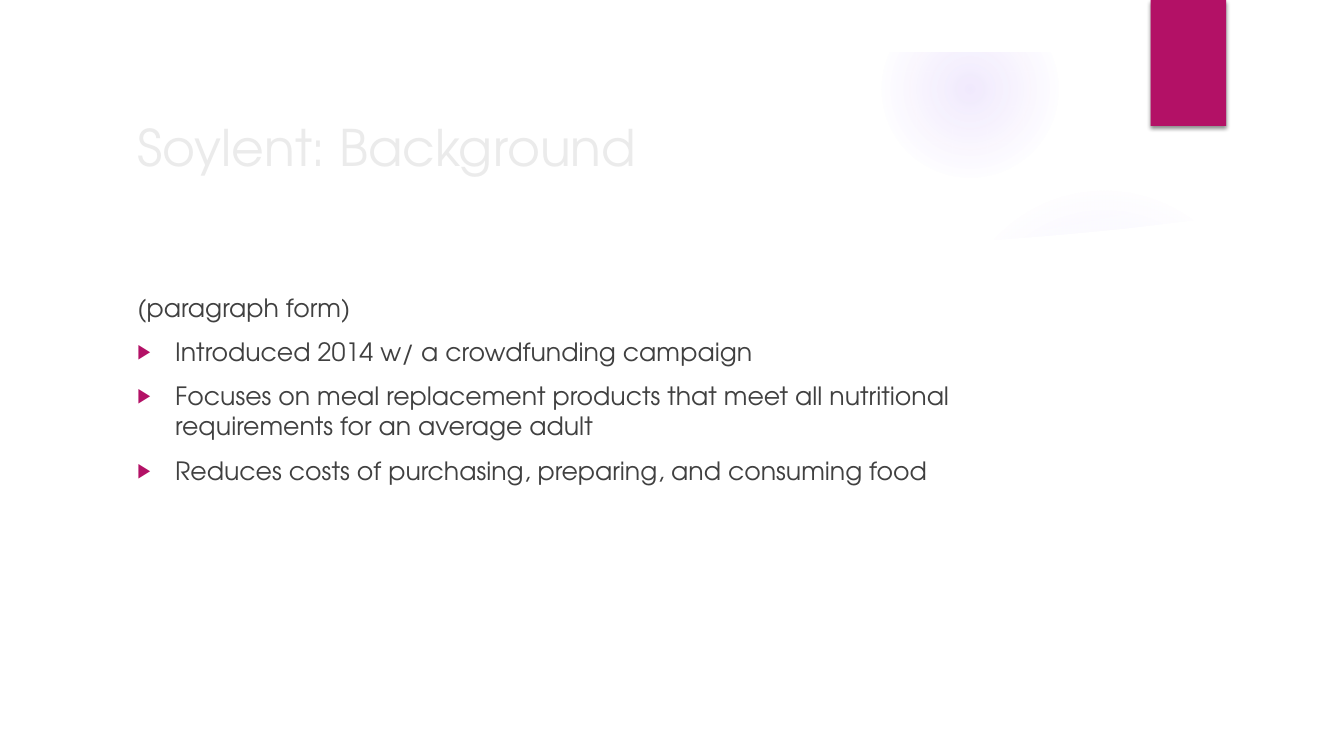
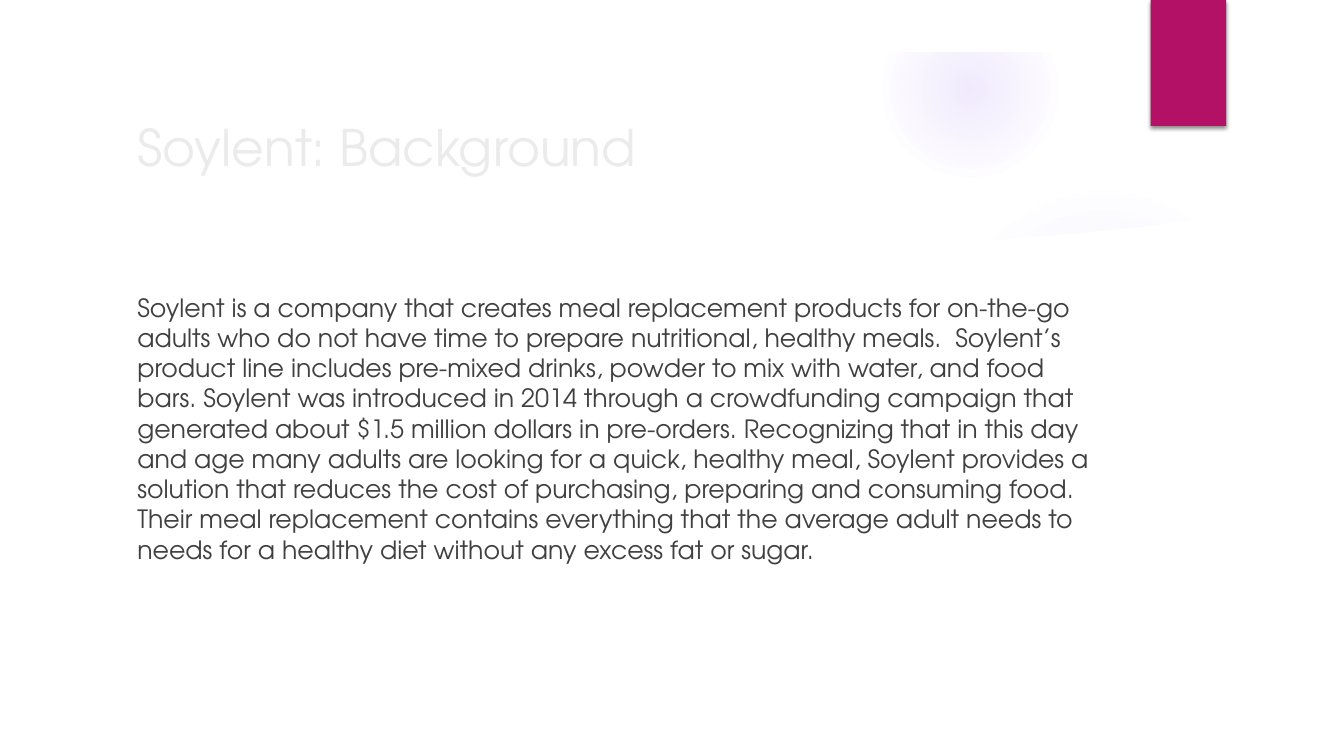
Before and after one commit to atsung1/ASC_Project1, a slide deck: slide 2 of ASC_dbdesign.pptx. Drawn at 1344x756 pixels with LibreOffice and Linux fonts; fonts in the diff are those of the drawing; background and template pictures are left out. Boxes give left, top, right and bottom in pixels: in the first picture for what was removed or moved away, otherwise in the second. Text is boxed around its words. In the diff, an @@ line names an element or a change of style, - is before the commit and + after.

Commit message:
Added Paragraph in ppt

```diff
--- a/ASC_dbdesign.pptx
+++ b/ASC_dbdesign.pptx
@@ text at bbox=[137, 298, 1088, 565]: text changed @@
-(paragraph form)
-▶ Introduced 2014 w/ a crowdfunding campaign
-▶ Focuses on meal replacement products that meet all nutritional requirements for an average adult
-▶ Reduces costs of purchasing, preparing, and consuming food
+Soylent is a company that creates meal replacement products for on-the-go adults who do not have time to prepare nutritional, healthy meals. Soylent’s product line includes pre-mixed drinks, powder to mix with water, and food bars. Soylent was introduced in 2014 through a crowdfunding campaign that generated about $1.5 million dollars in pre-orders. Recognizing that in this day and age many adults are looking for a quick, healthy meal, Soylent provides a solution that reduces the cost of purchasing, preparing and consuming food. Their meal replacement contains everything that the average adult needs to needs for a healthy diet without any excess fat or sugar.
```
Also in this commit, not shown: 1 other file.
